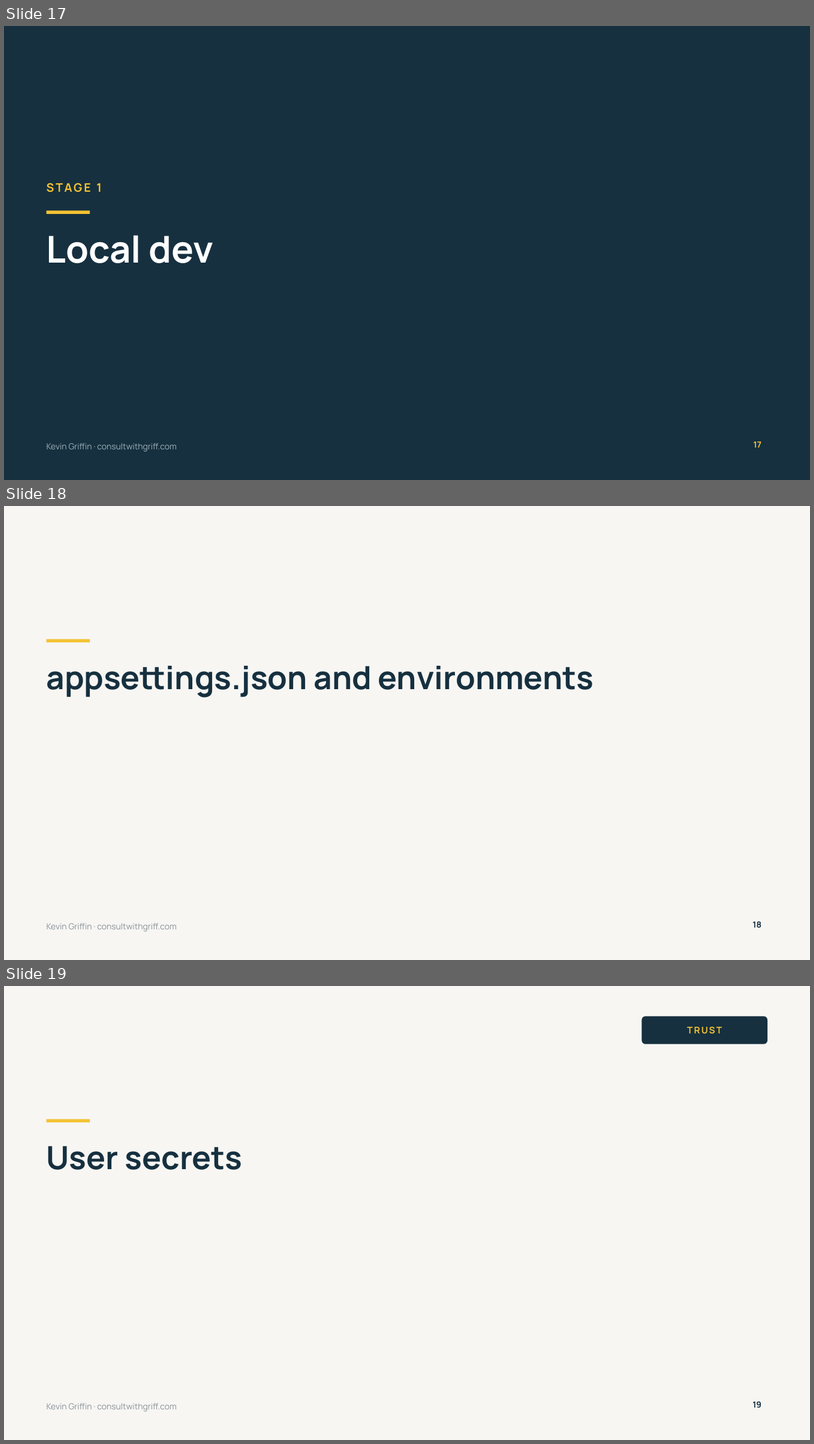
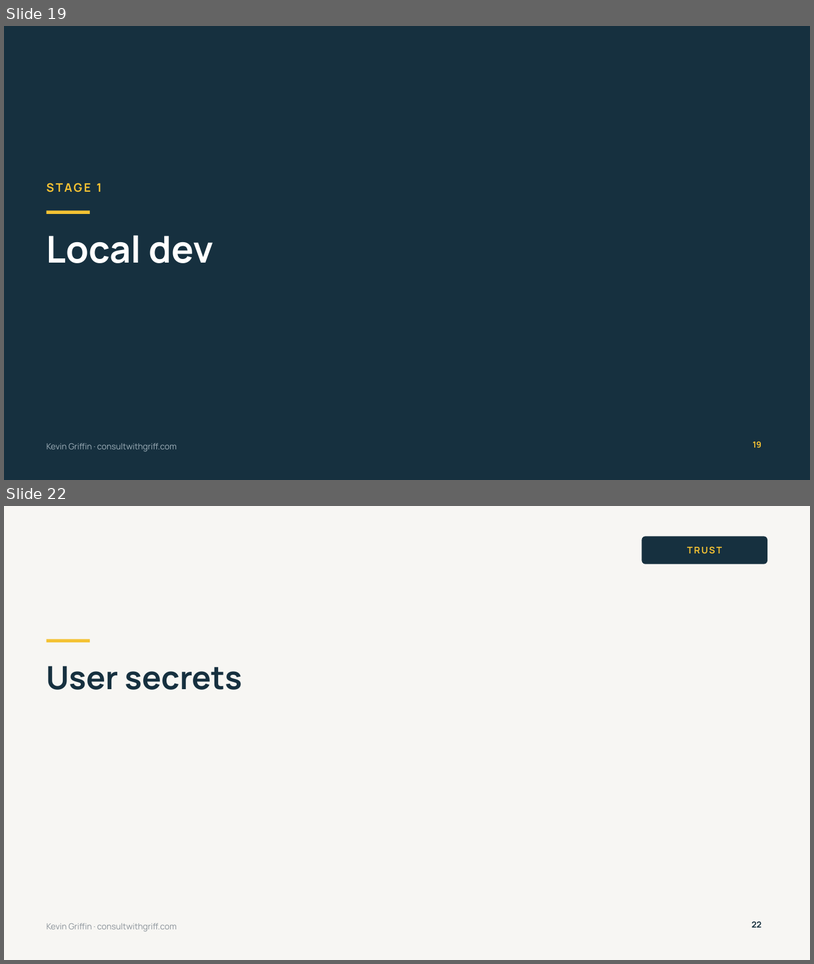
Before and after one commit to 1kevgriff/modern-dotnet-configuration, a slide deck: slides/modern-dotnet-configuration.pptx. Shown one above the other, each under a label of ours: slides 17, 18 and 19 before the commit, slides 19 and 22 after it; the slides between them are not shown. The pictures are 814x1444 and 814x964 pixels, drawn with LibreOffice and Linux fonts; fonts in the diff are those of the drawing. Boxes give left, top, right and bottom in pixels: in the first picture for what was removed or moved away, otherwise in the second. Text is boxed around its words. In the diff, an @@ line names an element or a change of style, - is before the commit and + after.

```diff
--- a/slides/modern-dotnet-configuration.pptx
+++ b/slides/modern-dotnet-configuration.pptx
@@ slide 18 removed at <box>4,506,810,960</box>, background #F7F6F3; not listed: 2 template elements that a slide beside it also shows @@
@@ title removed at <box>47,666,594,697</box> @@
-appsettings.json and environments
@@ page number removed at <box>753,921,762,927</box> @@
-18
@@ what was slide 17 is now slide 19 @@
@@ page number at <box>753,441,762,447</box>: text changed @@
-17
+19
@@ what was slide 19 is now slide 22 @@
@@ page number at <box>752,921,762,927</box>: text changed @@
-19
+22
```
Also in this commit, not shown: 5 slides added, 1 other slide removed, 1 other file.
